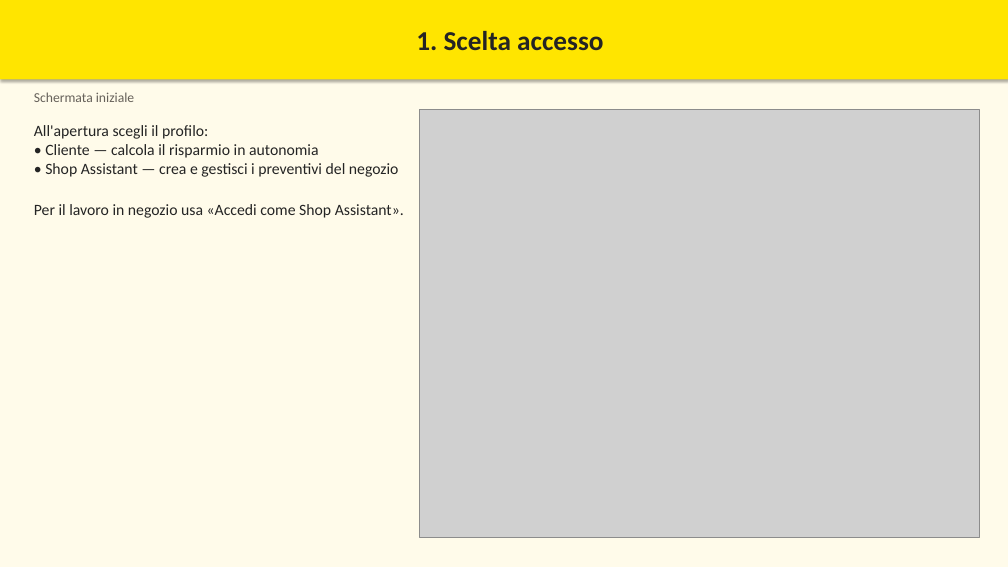
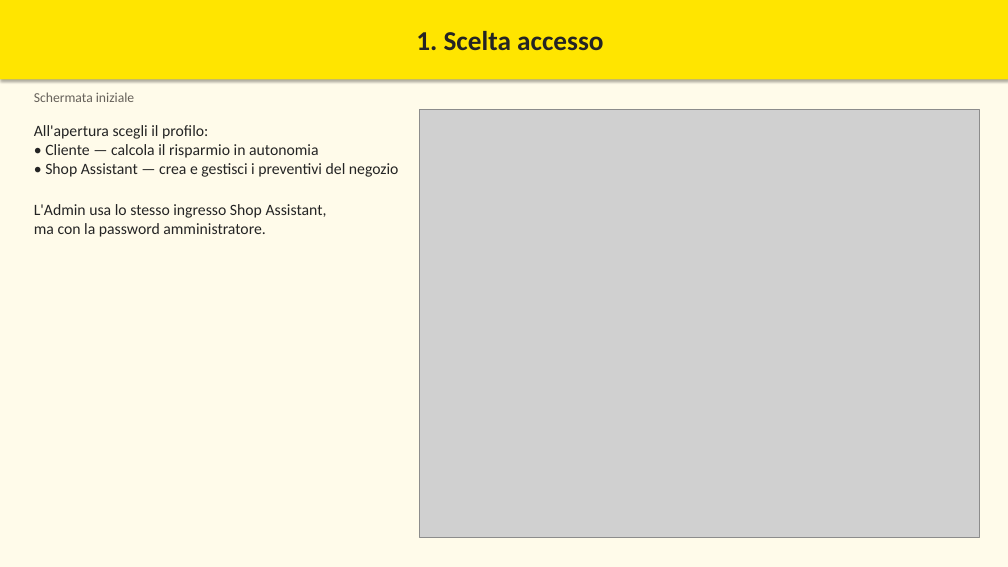
Before and after one commit to MBRP95/Preventivatore, a slide deck: slide 2 of docs/manuale/Manuale_Preventivatore_Shop_Assistant.pptx. Drawn at 1008x567 pixels with LibreOffice and Linux fonts; fonts in the diff are those of the drawing; grey boxes stand for pictures. Boxes give left, top, right and bottom in pixels: in the first picture for what was removed or moved away, otherwise in the second. Text is boxed around its words. In the diff, an @@ line names an element or a change of style, - is before the commit and + after.

```diff
--- a/docs/manuale/Manuale_Preventivatore_Shop_Assistant.pptx
+++ b/docs/manuale/Manuale_Preventivatore_Shop_Assistant.pptx
@@ text at (34,204,327,237): text changed @@
-Per il lavoro in negozio usa «Accedi come Shop Assistant».
+L'Admin usa lo stesso ingresso Shop Assistant,
+ma con la password amministratore.
```
Also in this commit, not shown: 2 other slides changed, 6 slides added, 7 other files.
